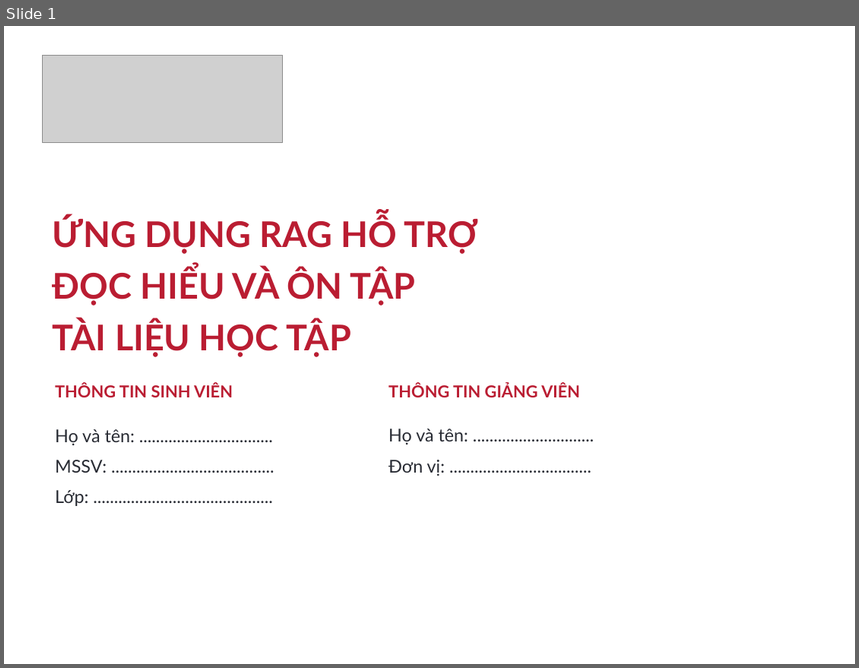
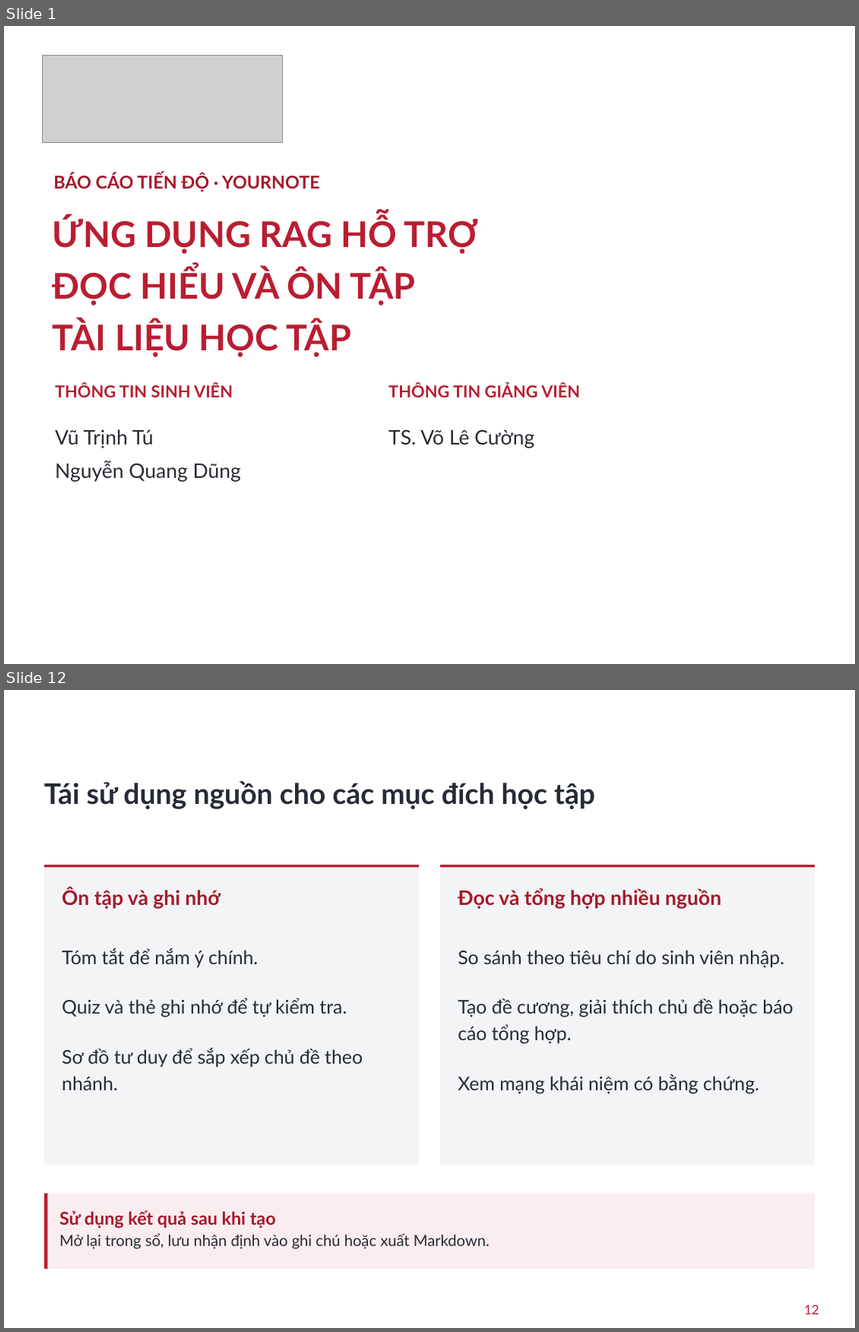
Before and after one commit to Vutu2003/yournote, a slide deck: reports/slide/Research_Notebook_HUST.pptx. Shown one above the other, each under a label of ours: slide 1 before the commit, slides 1 and 12 after it; the slides between them are not shown. The pictures are 859x668 and 859x1332 pixels, drawn with LibreOffice and Linux fonts; fonts in the diff are those of the drawing; grey boxes stand for pictures; background and template pictures are left out. Boxes give left, top, right and bottom in pixels: in the first picture for what was removed or moved away, otherwise in the second. Text is boxed around its words. In the diff, an @@ line names an element or a change of style, - is before the commit and + after.

```diff
--- a/reports/slide/Research_Notebook_HUST.pptx
+++ b/reports/slide/Research_Notebook_HUST.pptx
@@ slide 12 added at box(4, 690, 855, 1328), background picture (left out) @@
@@ text added at box(34, 702, 821, 736), 24 pt, text #FFFFFF, bold @@
+STUDIO VÀ HỌC LIỆU
@@ text added at box(44, 781, 595, 809), 24 pt, text #262B35, bold @@
+Tái sử dụng nguồn cho các mục đích học tập
@@ rectangle added at box(44, 866, 418, 1166), fill #F3F4F6 @@
@@ rectangle added at box(44, 866, 418, 868), fill #BA1D32 @@
@@ rectangle added at box(439, 866, 814, 1166), fill #F3F4F6 @@
@@ rectangle added at box(439, 866, 814, 868), fill #BA1D32 @@
@@ text added at box(62, 888, 220, 909), 17 pt, text #A5182B, bold @@
+Ôn tập và ghi nhớ
@@ text added at box(458, 888, 721, 909), 17 pt, text #A5182B, bold @@
+Đọc và tổng hợp nhiều nguồn
@@ text added at box(62, 948, 363, 1091), 16 pt, text #262B35 @@
+Tóm tắt để nắm ý chính.
+Quiz và thẻ ghi nhớ để tự kiểm tra.
+Sơ đồ tư duy để sắp xếp chủ đề theo nhánh.
@@ text added at box(458, 950, 793, 1094), 16 pt, text #262B35 @@
+So sánh theo tiêu chí do sinh viên nhập.
+Tạo đề cương, giải thích chủ đề hoặc báo cáo tổng hợp.
+Xem mạng khái niệm có bằng chứng.
@@ rectangle added at box(44, 1194, 815, 1270), fill #FAEDF0 @@
@@ rectangle added at box(44, 1194, 47, 1270), fill #BA1D32 @@
@@ text added at box(59, 1211, 276, 1229), 15 pt, text #A5182B, bold @@
+Sử dụng kết quả sau khi tạo
@@ text added at box(59, 1233, 490, 1249), 13 pt, text #262B35 @@
+Mở lại trong sổ, lưu nhận định vào ghi chú hoặc xuất Markdown.
@@ text added at box(804, 1305, 819, 1315), 11 pt, text #BA1D32 @@
+12
@@ slide 1 changed as well @@
@@ text added at box(53, 173, 320, 192), 15 pt, text #A5182B, bold @@
+BÁO CÁO TIẾN ĐỘ · YOURNOTE
@@ text at box(55, 430, 241, 482): text changed; size 15 to 17 pt @@
-Họ và tên: ................................
-MSSV: .......................................
-Lớp: ...........................................
+Vũ Trịnh Tú
+Nguyễn Quang Dũng
@@ text at box(389, 430, 534, 449): text changed; size 15 to 17 pt @@
-Họ và tên: .............................
-Đơn vị: ..................................
+TS. Võ Lê Cường
```
Also in this commit, not shown: 15 other slides added, 8 slides removed, 41 other files.
